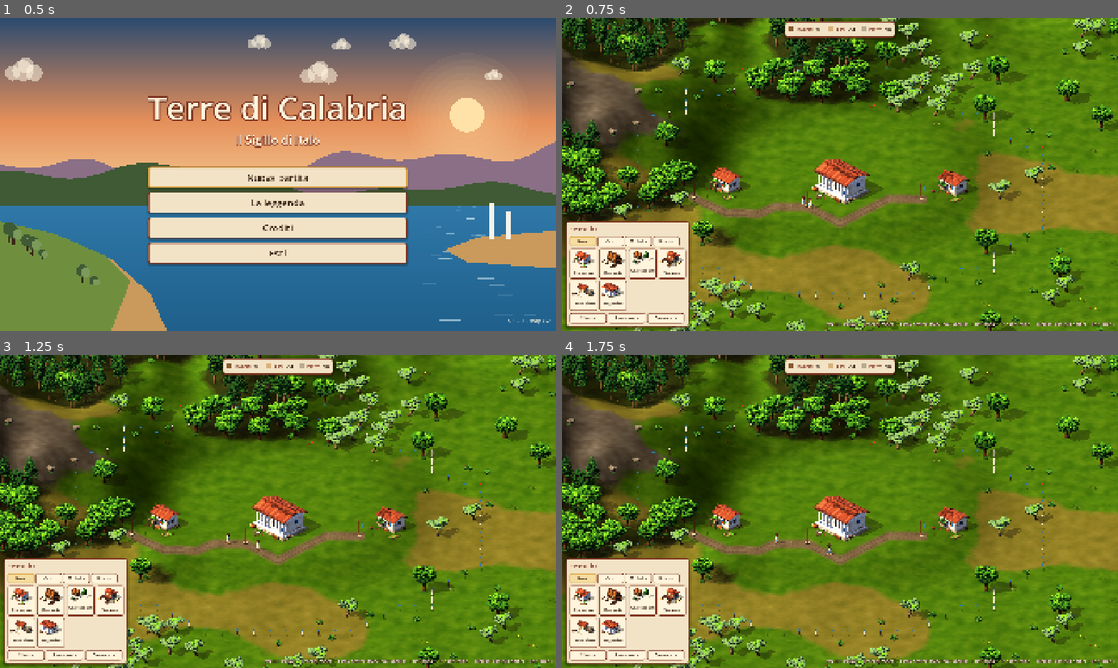
Above: before the commit, frames 1-4 (two rows, left to right).
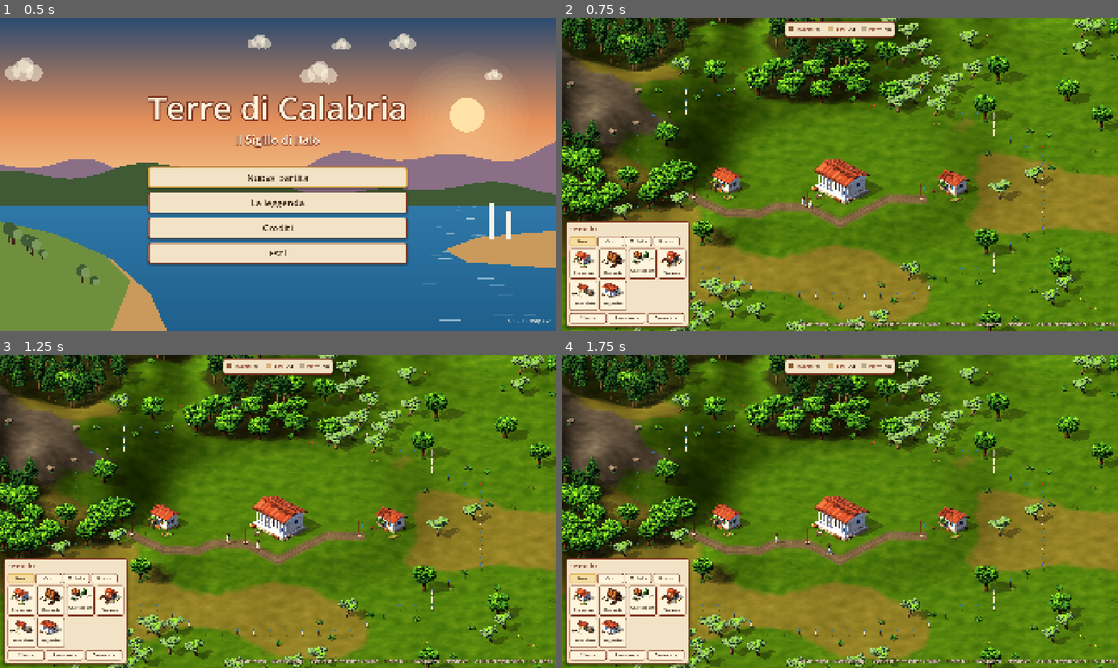
Above: after the commit, the same moments.

Repository: danylbd/terre-di-calabria
Game: Godot game, scene res://src/main/title_screen.tscn
Two runs of this game, one before a commit and one after it. Both use one fixed random seed, a clock stepped at 60 frames per second and the inputs below.
Inputs:
- Up to frame 1 (0.5 s): no input
- Up to frame 2 (0.75 s): click "Nuova partita" at 0.5 s
- Up to frame 3 (1.25 s): no input
- Up to frame 4 (1.75 s): click "Base" at 1.25 s

Frame 1 is identical in both runs. In frame 2, 0.5% of the frame differs, in the area x 42-100%, y 96-99%; in frame 3, 0.5%; in frame 4, 0.5%.

Commit message:
Step M1: tre brani segnaposto, scaletta musicale, tasto M, cicale
- tools/suoni/musica.py: brani sintetizzati (zampogna, lira, chitarra
  battente, tamburello, archi, riverbero): mattino, lavoro (tarantella), sera
- Audio: scaletta di brani in sequenza con dissolvenza, alterna_musica()
- Titolo con 'mattino', partita con i tre brani a rotazione; M toglie la musica
- Cicale in loop nei prati, piu' piano verso costa e montagna
- test_audio.gd: controlli su brani, cambio brano e tasto M

Co-Authored-By: Claude <noreply@anthropic.com>

Diff:
--- a/src/audio/audio.gd
+++ b/src/audio/audio.gd
@@ -17,6 +17,8 @@
 var _ambiente := {}                  # nome -> AudioStreamPlayer in loop
 var _musica: Array[AudioStreamPlayer] = []
 var _brano := ""
+var _scaletta: Array[String] = []    # brani che si alternano uno dopo l'altro
+var _musica_spenta := false
 var _prossima := 0
 var suonati := {}                    # nome -> quante volte (per i test)
 
@@ -45,6 +47,7 @@
 	for i in 2:
 		var m := AudioStreamPlayer.new()
 		m.bus = "Musica"
+		m.finished.connect(_on_brano_finito.bind(m))
 		add_child(m)
 		_musica.append(m)
 
@@ -170,6 +173,29 @@
 	return _brano
 
 
+## Suona i brani uno dopo l'altro, ricominciando dal primo; parte da uno a caso.
+func scaletta(nomi: Array[String]) -> void:
+	_scaletta = nomi.duplicate()
+	if _brano in _scaletta:
+		return
+	musica(_scaletta.pick_random() if _scaletta.size() > 0 else "")
+
+
+func _on_brano_finito(p: AudioStreamPlayer) -> void:
+	if p != _musica[0] or _scaletta.is_empty():
+		return
+	var i := _scaletta.find(_brano)
+	_brano = ""
+	musica(_scaletta[(i + 1) % _scaletta.size()])
+
+
+## Tasto M: toglie o rimette la musica (gli effetti restano).
+func alterna_musica() -> bool:
+	_musica_spenta = not _musica_spenta
+	AudioServer.set_bus_mute(AudioServer.get_bus_index("Musica"), _musica_spenta)
+	return not _musica_spenta
+
+
 ## Volume lineare 0..1 di un canale ("Master", "Musica", "Effetti", "Ambiente").
 func imposta_volume(bus: String, lineare: float) -> void:
 	var i := AudioServer.get_bus_index(bus)
--- a/src/audio/suono.gd
+++ b/src/audio/suono.gd
@@ -36,3 +36,14 @@
 	var a := _audio()
 	if a:
 		a.musica(nome)
+
+
+static func scaletta(nomi: Array[String]) -> void:
+	var a := _audio()
+	if a:
+		a.scaletta(nomi)
+
+
+static func alterna_musica() -> bool:
+	var a := _audio()
+	return a.alterna_musica() if a else false
--- a/src/main/title_screen.gd
+++ b/src/main/title_screen.gd
@@ -32,6 +32,8 @@
 	_crea_versione()
 	_crea_avviso()
 	_menu.get_child(0).grab_focus()
+	Suono.spegni_ambiente()
+	Suono.scaletta(["mattino"] as Array[String])
 
 
 func _unhandled_input(event: InputEvent) -> void:
--- a/src/mappa/partita.gd
+++ b/src/mappa/partita.gd
@@ -80,6 +80,7 @@
 	villaggio.scorte_cambiate.connect(func(): barra.aggiorna(villaggio.scorte))
 	logistica.scorte_cambiate.connect(func(): barra.aggiorna(villaggio.scorte))
 	barra.aggiorna(villaggio.scorte)
+	Suono.scaletta(["lavoro", "mattino", "sera"] as Array[String])
 	Suono.ambiente("uccelli", -6.0)
 	Suono.ambiente("vento", -12.0)
 	Suono.ambiente("mare", -40.0)
@@ -118,6 +119,8 @@
 				menu.premi_attrezzo("strada")
 			KEY_F:
 				menu.premi_attrezzo("bandierina")
+			KEY_M:
+				_mostra_avviso("Musica accesa" if Suono.alterna_musica() else "Musica spenta", false)
 	elif event is InputEventMouseButton and event.pressed:
 		var mb := event as InputEventMouseButton
 		if mb.button_index == MOUSE_BUTTON_LEFT:
@@ -394,6 +397,7 @@
 	var centro := dati.casella_da_schermo(camera.global_position)
 	var acqua := 0
 	var roccia := 0
+	var prato := 0
 	var tot := 0
 	for dy in range(-10, 11, 2):
 		for dx in range(-10, 11, 2):
@@ -403,11 +407,15 @@
 				acqua += 1
 			elif t == T.ROCCIA or t == T.NEVE:
 				roccia += 1
+			elif t == T.SECCO or t == T.PRATO:
+				prato += 1
 	var f_mare := minf(1.0, acqua / float(tot) * 3.0)
 	var f_roccia := minf(1.0, roccia / float(tot) * 2.5)
 	Suono.ambiente("mare", lerpf(-40.0, -4.0, sqrt(f_mare)))
 	Suono.ambiente("vento", lerpf(-14.0, -5.0, f_roccia))
 	Suono.ambiente("uccelli", lerpf(-5.0, -16.0, maxf(f_mare, f_roccia)))
+	# le cicale cantano nei prati e nelle radure assolate, non sulla spiaggia né in montagna
+	Suono.ambiente("cicale", lerpf(-30.0, -9.0, clampf(prato / float(tot) * 1.5 - f_mare - f_roccia, 0.0, 1.0)))
 
 
 # --------------------------------------------------------------- interfaccia
@@ -429,7 +437,7 @@
 	menu.strumento.connect(_strumento)
 
 	var aiuto := Label.new()
-	aiuto.text = "WASD: muovi  ·  Rotella: zoom  ·  Tasto destro: trascina / annulla  ·  R: strada  ·  F: bandierina  ·  Maiusc+clic: più edifici  ·  Esc: menu"
+	aiuto.text = "WASD: muovi  ·  Rotella: zoom  ·  Tasto destro: trascina / annulla  ·  R: strada  ·  F: bandierina  ·  M: musica  ·  Maiusc+clic: più edifici  ·  Esc: menu"
 	aiuto.add_theme_font_size_override("font_size", 16)
 	aiuto.add_theme_color_override("font_color", Palette.PERGAMENA_CHIARA)
 	aiuto.add_theme_color_override("font_outline_color", Palette.INCHIOSTRO)
--- a/tools/test/test_audio.gd
+++ b/tools/test/test_audio.gd
@@ -23,9 +23,9 @@
 	for bus in ["Musica", "Effetti", "Ambiente"]:
 		_controlla(AudioServer.get_bus_index(bus) >= 0, "canale " + bus)
 	for nome in ["ascia", "piccone", "sega", "vanga", "martello", "albero_cade", "clic", "posa",
-			"completato", "errore", "vento", "mare", "uccelli"]:
+			"completato", "errore", "vento", "mare", "uccelli", "cicale"]:
 		_controlla(audio.ha_suono(nome), "suono " + nome)
-	for nome in ["vento", "mare", "uccelli"]:
+	for nome in ["vento", "mare", "uccelli", "cicale"]:
 		var s: AudioStreamWAV = load("res://assets/suoni/%s.wav" % nome)
 		_controlla(s.loop_mode != AudioStreamWAV.LOOP_DISABLED, "%s in loop (%.1fs)" % [nome, s.get_length()])
 	audio.imposta_volume("Effetti", 0.5)
@@ -58,6 +58,15 @@
 	for nome in ["martello", "ascia", "piccone", "albero_cade", "completato"]:
 		_controlla(audio.suonati.get(nome, 0) > 0, "si è sentito " + nome)
 	_controlla(audio._ambiente.has("uccelli") and audio._ambiente["uccelli"].playing, "uccelli in sottofondo")
+	# musica: un brano della scaletta suona, alla fine passa al successivo, M la toglie e la rimette
+	for nome in ["mattino", "lavoro", "sera"]:
+		_controlla(ResourceLoader.exists("res://assets/musica/%s.wav" % nome), "brano " + nome)
+	var brano: String = audio.brano_attuale()
+	_controlla(brano in ["mattino", "lavoro", "sera"] and audio._musica[0].playing, "musica in corso: " + brano)
+	audio._on_brano_finito(audio._musica[0])
+	_controlla(audio.brano_attuale() != brano and audio.brano_attuale() != "", "passa al brano successivo: " + audio.brano_attuale())
+	_controlla(audio.alterna_musica() == false and AudioServer.is_bus_mute(AudioServer.get_bus_index("Musica")), "tasto M toglie la musica")
+	_controlla(audio.alterna_musica() == true and not AudioServer.is_bus_mute(AudioServer.get_bus_index("Musica")), "tasto M rimette la musica")
 	_fine()
 
 
Not shown, added: assets/musica/lavoro.wav.import
Not shown, added: assets/musica/mattino.wav.import
Not shown, added: assets/musica/sera.wav.import
Not shown, added: assets/suoni/cicale.wav.import
Not shown, added: assets/musica/lavoro.wav
Not shown, added: assets/musica/mattino.wav
Not shown, added: assets/musica/sera.wav
Not shown, added: assets/suoni/cicale.wav
